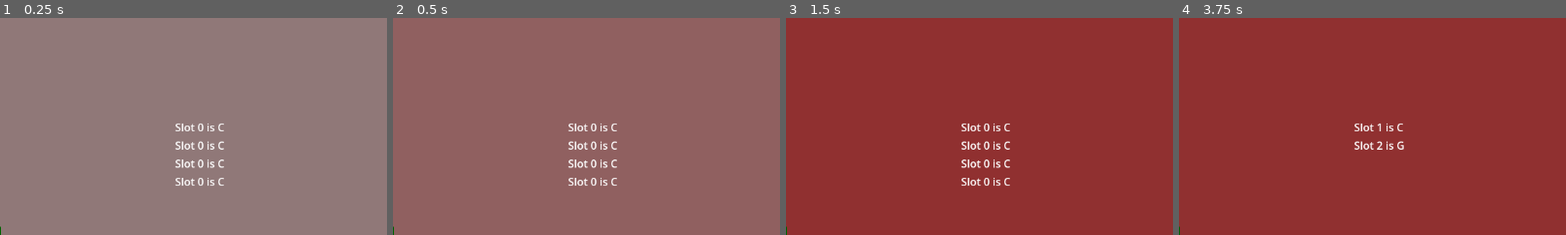
Above: before the commit, frames 1-4 (left to right).
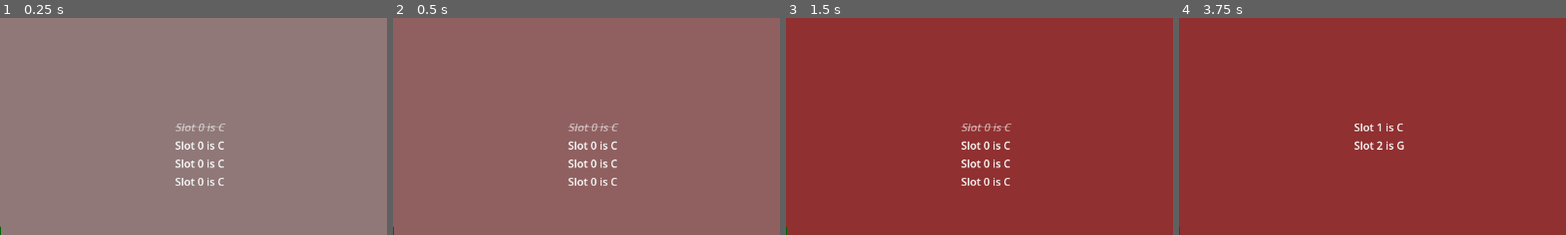
Above: after the commit, the same moments.

Repository: Samiser/christmas-tree-decorator
Game: Godot game, scene res://tree.tscn
Two runs of this game, one before a commit and one after it. Both use one fixed random seed, a clock stepped at 60 frames per second and the inputs below. The project has no main scene, so this scene is started directly.
Inputs (mouse positions are % of the whole screen's width and height, from its top left):
- Up to frame 1 (0.25 s): no input
- Up to frame 2 (0.5 s): no input
- Up to frame 3 (1.5 s): tap Enter at 0.5 s; move the mouse to (72, 45) at 0.52 s; hold Right mouse button (right_click) 0.53-1.28 s; click (72, 45) at 0.6 s; tap Space at 1.25 s; move the mouse to (30, 55) at 1.27 s; right-click (30, 55) at 1.35 s
- Up to frame 4 (3.75 s): click (30, 55) at 1.55 s; tap Enter at 2, 3.5 s; move the mouse to (60, 28) at 2.02 s; hold Right mouse button (right_click) 2.03-2.78 s; click (60, 28) at 2.1 s; tap Space at 2.75 s; move the mouse to (45, 70) at 2.77 s; right-click (45, 70) at 2.85 s; click (45, 70) at 3.05 s; move the mouse to (80, 65) at 3.52 s; hold Right mouse button (right_click) from 3.53 s (still down); tap 1 at 3.6 s
The pictures show only the part of the screen within x 50-100%, y 0-50%; the shares and areas given below are measured in that part.

The runs differ from the first frame. In frame 1, 0.2% of the frame differs, in the area x 45-59%, y 48-53%; in frame 2, 0.2%; in frame 3, 0.2%; in frame 4, nothing differs.

Commit message:
real time constraint checking in ui

Diff:
--- a/constraints_list.gd
+++ b/constraints_list.gd
@@ -14,6 +14,20 @@
 		return
 
 	for constraint in current_puzzle.constraints:
-		var label = Label.new()
+		var label = RichTextLabel.new()
+		label.bbcode_enabled = true
+		label.fit_content = true
 		label.text = constraint.description()
 		add_child(label)
+
+func set_constraint_complete(index: int, complete: bool):
+	if index < 0 or index >= get_child_count():
+		return
+
+	var label = get_child(index) as RichTextLabel
+	var text = current_puzzle.constraints[index].description()
+
+	if complete:
+		label.text = "[color=#ffffff99][i][s]%s[/s][/i][/color]" % text
+	else:
+		label.text = text
--- a/constraints_list.tscn
+++ b/constraints_list.tscn
@@ -12,7 +12,8 @@
 
 [node name="RichTextLabel" type="RichTextLabel" parent="."]
 layout_mode = 2
-text = "Slot 0 is C"
+bbcode_enabled = true
+text = "[color=#ffffff99][i][s]Slot 0 is C[/s][/i][/color]"
 fit_content = true
 
 [node name="RichTextLabel2" type="RichTextLabel" parent="."]
--- a/tree.gd
+++ b/tree.gd
@@ -34,14 +34,21 @@
 		tree_vbox_container.add_child(new_row)
 
 		for width_index in row * 2:
-			var tile := tree_tile.instantiate()
+			var tile: TreeTile = tree_tile.instantiate()
 			new_row.add_child(tile)
 			tile.main_tree = self
 			tile.level_index = level_index
 			tile.decoration.main_tree = self
+			tile.tile_changed.connect(_on_tile_changed)
 			$SequencePlayer.note_played.connect(tile.decoration.light_decoration)
 
 		level_index += 1
+
+func _on_tile_changed() -> void:
+	var puzzle = puzzle_manager.get_puzzle(current_level - 1)
+	for i in len(puzzle.constraints):
+		var sequence := get_row_decorations(current_level - 1)
+		constraints_list.set_constraint_complete(i, puzzle.constraints[i].check(sequence))
 
 func _clear_tree() -> void:
 	var children := tree_vbox_container.get_children()
--- a/tree_tile.gd
+++ b/tree_tile.gd
@@ -1,9 +1,12 @@
+class_name TreeTile
 extends ColorRect
 
 @onready var decoration: ColorRect = $decoration
 var level_index := 0
 var highlighted := false
 var main_tree : tree
+
+signal tile_changed
 
 func _ready() -> void:
 	color = Color.DARK_GREEN
@@ -26,6 +29,8 @@
 
 	if Input.is_action_just_pressed("left_click"):
 		$decoration.set_decoration(Note.new(main_tree.selected_light, 0))
+		tile_changed.emit()
 
 	if Input.is_action_pressed("right_click"):
 		$decoration.remove_decoration()
+		tile_changed.emit()
